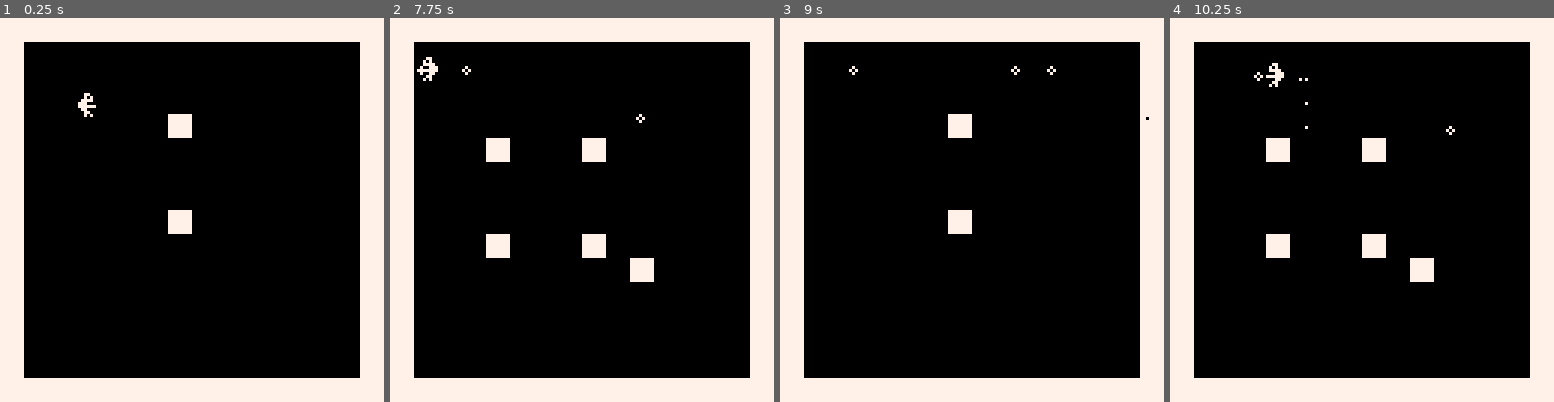
Above: before the commit, frames 1-4 (left to right).
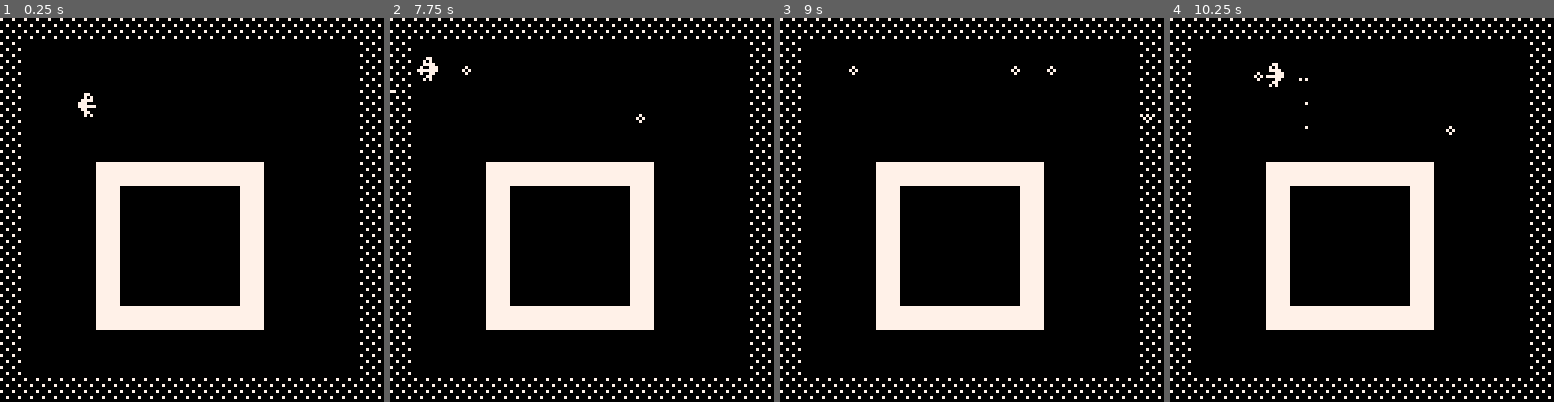
Above: after the commit, the same moments.

Repository: alxgnon/pico-8
Game: PICO-8 cartridge naut.p8
The game is run twice, just before and just after one commit, with the same random seed, the same clock (stepped at 60 frames per second) and the same inputs.
Inputs:
- Up to frame 1 (0.25 s): no input
- Up to frame 2 (7.75 s): tap X (X key) at 0.33, 1.07, 1.85, 2.97, 4.08, 5.2, 6.32, 7.43 s; tap O (Z key) at 0.7, 1.7, 2.1, 2.5, 2.9, 3.3, 3.7, 4.1, 4.5, 4.9, 5.3, 5.7, 6.1, 6.5, 6.9, 7.3, 7.7 s; hold Right 1.6-2.1 s; hold Up 2.15-2.42 s; hold Right 2.47-3.03 s; hold Left 3.08-3.58 s; hold Down 3.63-3.97 s; hold Right 4.02-4.68 s; hold Up 4.73-5.03 s; hold Left 5.08-5.68 s; hold Down 5.73-6.03 s; hold Right 6.08-6.58 s; hold Right 6.63-7.13 s; hold Up 7.18-7.45 s; hold Right from 7.5 s (still down)
- Up to frame 3 (9 s): release Right at 8.07 s; tap O (Z key) at 8.1, 8.5, 8.9 s; hold Left 8.12-8.62 s; tap X (X key) at 8.55 s; hold Down from 8.67 s (still down)
- Up to frame 4 (10.25 s): release Down at 9 s; hold Right 9.05-9.72 s; tap O (Z key) at 9.3, 9.7, 10.1 s; tap X (X key) at 9.67 s; hold Up 9.77-10.07 s; hold Left from 10.12 s (still down)

The runs differ from the first frame. In frame 1, 31% of the frame differs, in the area x 0-100%, y 0-100%; in frame 2, 30%; in frame 3, 31%; in frame 4, 30%.

Commit message:
naut rooms of squares

Diff:
--- a/naut.p8
+++ b/naut.p8
@@ -275,165 +275,165 @@
 0000000000000000000000000000000000000000000000000000000000000000000000000000000000000000000000000000000000000000000000000000000002000000000000000000000000000000000000000000000000000000000000000000000000000000000000000000000000000000000000000000000000000000
 0000000000000000000000000000000000000000000000000000000000000000000000000000000000000000000000000000000000000000000000000000000000000000000000000000000000000000000000000000000000000000000000000000000000000000000000000000000000000000000000000000000000000000
 __map__
-4040404040404040404040404040404040404040404040404040404040404040404040404040404040404040404040404040404040404040404040404040404040404040404040404040404040404040404040404040404040404040404040404040404040404040404040404040404040404040404040404040404040404040
-4000000000000000000000000000004040000000000000000000000000000040400000000000000000000000000000404000000000000000000000000000004040000000000000000000000000000040400000000000000000000000000000404000000000000000000000000000004040000000000000000000000000000040
-4000000000000000000000000000004040000000000000000000000000000040400000000000000000000000000000404000000000000000000000000000004040000000000000000000000000000040400000000000000000000000000000404000000000000000000000000000004040000000000000000000000000000040
-4000000000000000000000000000004040000000000000000000000000000040400000000000000000000000000000404000000000000000000000000000004040000000000000000000000000000040400000000000000000000000000000404000000000000000000000000000004040000000000000000000000000000040
-4000000000000040414243000000004040000000000000000000000000000040400000000000000000000000000000404000000000000000000000000000004040000000000000000000000000000040400000000000000000000000000000404000000000000000000000000000004040000000000000000000000000000040
-4000000000000050515253000000004040000000404142434041424300000040400000000000000000000000000000404000000000000000000000000000004040000000000000000000000000000040400000000000000000000000000000404000000000000000000000000000004040000000000000000000000000000040
-4000000000000060616263000000004040000000505152535051525300000040400000000000000000000000000000404000000000000000000000000000004040000000000000000000000000000040400000000000000000000000000000404000000000000000000000000000004040000000000000000000000000000040
-4000000000000070717273000000004040000000606162636061626300000040400000000000000000000000000000404000000000000000000000000000004040000000000000000000000000000040400000000000000000000000000000404000000000000000000000000000004040000000000000000000000000000040
-4000000000000040414243000000004040000000707172737071727300000040400000000040414243404142430000404000000000000000000000000000004040000000000000000000000000000040400000000000000000000000000000404000000000000000000000000000004040000000000000000000000000000040
-4000000000000050515253000000004040000000404142434041424300000040400000000050515253505152530000404000000000000000000000000000004040000000000000000000000000000040400000000000000000000000000000404000000000000000000000000000004040000000000000000000000000000040
-4000000000000060616263000000004040000000505152535051404142430040400000000060616263606162630000404000000000000000000000000000004040000000000000000000000000000040400000000000000000000000000000404000000000000000000000000000004040000000000000000000000000000040
-4000000000000070717273000000004040000000606162636061505152530040400000000070717273707172730000404000000000000000000000000000004040000000000000000000000000000040400000000000000000000000000000404000000000000000000000000000004040000000000000000000000000000040
-4000000000000000000000000000004040000000707172737071606162630040400000000000000000000000000000404000000000000000000000000000004040000000000000000000000000000040400000000000000000000000000000404000000000000000000000000000004040000000000000000000000000000040
-4000000000000000000000000000004040000000000000000000707172730040400000000000000000000000000000404000000000000000000000000000004040000000000000000000000000000040400000000000000000000000000000404000000000000000000000000000004040000000000000000000000000000040
-4000000000000000000000000000004040000000000000000000000000000040400000000000000000000000000000404000000000000000000000000000004040000000000000000000000000000040400000000000000000000000000000404000000000000000000000000000004040000000000000000000000000000040
-4040404040404040404040404040404040404040404040404040404040404040404040404040404040404040404040404040404040404040404040404040404040404040404040404040404040404040404040404040404040404040404040404040404040404040404040404040404040404040404040404040404040404040
-4040404040404040404040404040404040404040404040404040404040404040404040404040404040404040404040404040404040404040404040404040404040404040404040404040404040404040404040404040404040404040404040404040404040404040404040404040404040404040404040404040404040404040
-4000000000000000000000000000004040000000000000000000000000000040400000000000000000000000000000404000000000000000000000000000004040000000000000000000000000000040400000000000000000000000000000404000000000000000000000000000004040000000000000000000000000000040
-4000000000000000000000000000004040000000000000000000000000000040400000000000000000000000000000404000000000000000000000000000004040000000000000000000000000000040400000000000000000000000000000404000000000000000000000000000004040000000000000000000000000000040
-4000000000000000000000000000004040000000000000000000000000000040400000000000000000000000000000404000000000000000000000000000004040000000000000000000000000000040400000000000000000000000000000404000000000000000000000000000004040000000000000000000000000000040
-4000000000000000000000000000004040000000000000000000000000000040400000000000000000000000000000404000000000000000000000000000004040000000000000000000000000000040400000000000000000000000000000404000000000000000000000000000004040000000000000000000000000000040
-4000000000000000000000000000004040000000000000000000000000000040400000000000404142430000000000404000000000000000000000000000004040000000000000000000000000000040400000000000000000000000000000404000000000000000000000000000004040000000000000000000000000000040
-4000000040414243404142430000004040000000004041424300000000000040400000000000505152530000000000404000000000000000000000000000004040000000000000000000000000000040400000000000000000000000000000404000000000000000000000000000004040000000000000000000000000000040
-4000000050515253505152530000004040000000005051525300000000000040400000000000606162630000000000404000000000000000000000000000004040000000000000000000000000000040400000000000000000000000000000404000000000000000000000000000004040000000000000000000000000000040
-4000000060616263606162630000004040000000006061626300000000000040400000000000707172730000000000404000000000000000000000000000004040000000000000000000000000000040400000000000000000000000000000404000000000000000000000000000004040000000000000000000000000000040
-4000000070717273707172730000004040000000007071727300000000000040400000000000000000000000000000404000000000000000000000000000004040000000000000000000000000000040400000000000000000000000000000404000000000000000000000000000004040000000000000000000000000000040
-4000000040414243404142430000004040000000000000000000000000000040400000000000000000000000000000404000000000000000000000000000004040000000000000000000000000000040400000000000000000000000000000404000000000000000000000000000004040000000000000000000000000000040
-4000000050515253505152530000004040000000000000000000000000000040400000000000000000000000000000404000000000000000000000000000004040000000000000000000000000000040400000000000000000000000000000404000000000000000000000000000004040000000000000000000000000000040
-4000000060616263606162630000004040000000000000000000000000000040400000000000000000000000000000404000000000000000000000000000004040000000000000000000000000000040400000000000000000000000000000404000000000000000000000000000004040000000000000000000000000000040
-4000000070717273707172730000004040000000000000000000000000000040400000000000000000000000000000404000000000000000000000000000004040000000000000000000000000000040400000000000000000000000000000404000000000000000000000000000004040000000000000000000000000000040
-4000000000000000000000000000004040000000000000000000000000000040400000000000000000000000000000404000000000000000000000000000004040000000000000000000000000000040400000000000000000000000000000404000000000000000000000000000004040000000000000000000000000000040
-4040404040404040404040404040404040404040404040404040404040404040404040404040404040404040404040404040404040404040404040404040404040404040404040404040404040404040404040404040404040404040404040404040404040404040404040404040404040404040404040404040404040404040
-…(130 lines of a section not shown)…
+4141414141414141414141414141414141414141414141414141414141414141414141414141414141414141414141414141414141414141414141414141414141414141414141414141414141414141414141414141414141414141414141414141414141414141414141414141414141414141414141414141414141414141
+4100000000000000000000000000004141000000000000000000000000000041410000000000000000000000000000414100000000000000000000000000004141000000000000000000000000000041410000000000000000000000000000414100000000000000000000000000004141000000000000000000000000000041
+4100000000000000000000000000004141000000000000000000000000000041410000000000000000000000000000414100000000000000000000000000004141000000000000000000000000000041410000000000000000000000000000414100000000000000000000000000004141000000000000000000000000000041
+4100000000000000000000000000004141000000000000000000000000000041410000000000000000000000000000414100000000000000000000000000004141000000000000000000000000000041410000000000000000000000000000414100000000000000000000000000004141000000000000000000000000000041
+4100000000000000000000000000004141000000000000000000000000000041410000000000000000000000000000414100000000000000000000000000004141000000000000000000000000000041410000000000000000000000000000414100000000000000000000000000004141000000000000000000000000000041
+4100000000000000000000000000004141000000000000000000000000000041410000000000000000000000000000414100000000000000000000000000004141000000000000000000000000000041410000000000000000000000000000414100000000000000000000000000004141000000000000000000000000000041
+4100000040404040404040000000004141000000404040404040400000000041410000004040404040404000000000414100000040404040404040000000004141000000404040404040400000000041410000004040404040404000000000414100000040404040404040000000004141000000404040404040400000000041
+4100000040000000000040000000004141000000400000000000400000000041410000004000000000004000000000414100000040000000000040000000004141000000400000000000400000000041410000004000000000004000000000414100000040000000000040000000004141000000400000000000400000000041
+4100000040000000000040000000004141000000400000000000400000000041410000004000000000004000000000414100000040000000000040000000004141000000400000000000400000000041410000004000000000004000000000414100000040000000000040000000004141000000400000000000400000000041
+4100000040000000000040000000004141000000400000000000400000000041410000004000000000004000000000414100000040000000000040000000004141000000400000000000400000000041410000004000000000004000000000414100000040000000000040000000004141000000400000000000400000000041
+4100000040000000000040000000004141000000400000000000400000000041410000004000000000004000000000414100000040000000000040000000004141000000400000000000400000000041410000004000000000004000000000414100000040000000000040000000004141000000400000000000400000000041
+4100000040000000000040000000004141000000400000000000400000000041410000004000000000004000000000414100000040000000000040000000004141000000400000000000400000000041410000004000000000004000000000414100000040000000000040000000004141000000400000000000400000000041
+4100000040404040404040000000004141000000404040404040400000000041410000004040404040404000000000414100000040404040404040000000004141000000404040404040400000000041410000004040404040404000000000414100000040404040404040000000004141000000404040404040400000000041
+4100000000000000000000000000004141000000000000000000000000000041410000000000000000000000000000414100000000000000000000000000004141000000000000000000000000000041410000000000000000000000000000414100000000000000000000000000004141000000000000000000000000000041
+4100000000000000000000000000004141000000000000000000000000000041410000000000000000000000000000414100000000000000000000000000004141000000000000000000000000000041410000000000000000000000000000414100000000000000000000000000004141000000000000000000000000000041
+4141414141414141414141414141414141414141414141414141414141414141414141414141414141414141414141414141414141414141414141414141414141414141414141414141414141414141414141414141414141414141414141414141414141414141414141414141414141414141414141414141414141414141
+4141414141414141414141414141414141414141414141414141414141414141414141414141414141414141414141414141414141414141414141414141414141414141414141414141414141414141414141414141414141414141414141414141414141414141414141414141414141414141414141414141414141414141
+4100000000000000000000000000004141000000000000000000000000000041410000000000000000000000000000414100000000000000000000000000004141000000000000000000000000000041410000000000000000000000000000414100000000000000000000000000004141000000000000000000000000000041
+4100000000000000000000000000004141000000000000000000000000000041410000000000000000000000000000414100000000000000000000000000004141000000000000000000000000000041410000000000000000000000000000414100000000000000000000000000004141000000000000000000000000000041
+4100000000000000000000000000004141000000000000000000000000000041410000000000000000000000000000414100000000000000000000000000004141000000000000000000000000000041410000000000000000000000000000414100000000000000000000000000004141000000000000000000000000000041
+4100000000000000000000000000004141000000000000000000000000000041410000000000000000000000000000414100000000000000000000000000004141000000000000000000000000000041410000000000000000000000000000414100000000000000000000000000004141000000000000000000000000000041
+4100000000000000000000000000004141000000000000000000000000000041410000000000000000000000000000414100000000000000000000000000004141000000000000000000000000000041410000000000000000000000000000414100000000000000000000000000004141000000000000000000000000000041
+4100000040404040404040000000004141000000404040404040400000000041410000004040404040404000000000414100000040404040404040000000004141000000404040404040400000000041410000004040404040404000000000414100000040404040404040000000004141000000404040404040400000000041
+4100000040000000000040000000004141000000400000000000400000000041410000004000000000004000000000414100000040000000000040000000004141000000400000000000400000000041410000004000000000004000000000414100000040000000000040000000004141000000400000000000400000000041
+4100000040000000000040000000004141000000400000000000400000000041410000004000000000004000000000414100000040000000000040000000004141000000400000000000400000000041410000004000000000004000000000414100000040000000000040000000004141000000400000000000400000000041
+4100000040000000000040000000004141000000400000000000400000000041410000004000000000004000000000414100000040000000000040000000004141000000400000000000400000000041410000004000000000004000000000414100000040000000000040000000004141000000400000000000400000000041
+4100000040000000000040000000004141000000400000000000400000000041410000004000000000004000000000414100000040000000000040000000004141000000400000000000400000000041410000004000000000004000000000414100000040000000000040000000004141000000400000000000400000000041
+4100000040000000000040000000004141000000400000000000400000000041410000004000000000004000000000414100000040000000000040000000004141000000400000000000400000000041410000004000000000004000000000414100000040000000000040000000004141000000400000000000400000000041
+4100000040404040404040000000004141000000404040404040400000000041410000004040404040404000000000414100000040404040404040000000004141000000404040404040400000000041410000004040404040404000000000414100000040404040404040000000004141000000404040404040400000000041
+4100000000000000000000000000004141000000000000000000000000000041410000000000000000000000000000414100000000000000000000000000004141000000000000000000000000000041410000000000000000000000000000414100000000000000000000000000004141000000000000000000000000000041
+4100000000000000000000000000004141000000000000000000000000000041410000000000000000000000000000414100000000000000000000000000004141000000000000000000000000000041410000000000000000000000000000414100000000000000000000000000004141000000000000000000000000000041
+4141414141414141414141414141414141414141414141414141414141414141414141414141414141414141414141414141414141414141414141414141414141414141414141414141414141414141414141414141414141414141414141414141414141414141414141414141414141414141414141414141414141414141
+…(130 lines of a section not shown)…
Not shown, changed: 68 lines of the sprite sheet (__gfx__) section of naut.p8
